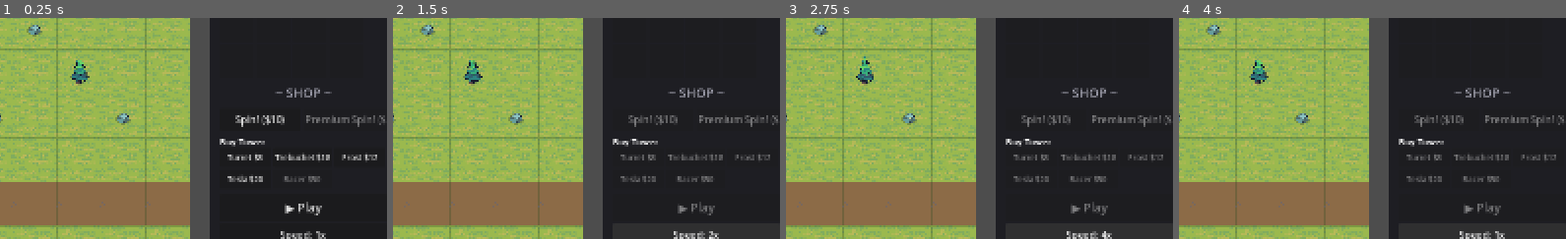
Above: before the commit, frames 1-4 (left to right).
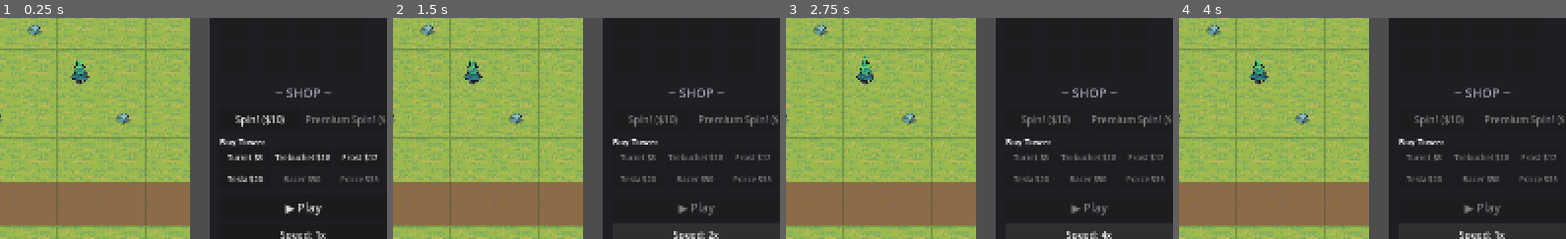
Above: after the commit, the same moments.

Repository: pkyosx/veincraft
Game: Godot game, scene res://scenes/main.tscn
The game is run twice, just before and just after one commit, with the same random seed, the same clock (stepped at 60 frames per second) and the same inputs. Sound files missing from this copy of the repository are replaced by a short silence.
Inputs:
- Up to frame 1 (0.25 s): no input
- Up to frame 2 (1.5 s): click "▶ Play" at 0.5 s; click "Speed: 1x" at 1.25 s
- Up to frame 3 (2.75 s): click "Speed: 2x" at 2 s
- Up to frame 4 (4 s): click "Speed: 4x" at 2.75 s; click "Speed: 8x" at 3.5 s
The pictures show only the part of the screen within x 45-95%, y 30-80%; the shares and areas given below are measured in that part.

The runs differ from the first frame. In frame 1, 0.1% of the frame differs, in the area x 88-98%, y 71-75%; in frame 2, 0.1%; in frame 3, 0.1%; in frame 4, 0.1%.

Commit message:
Add Police tower that shoots police cars
- Police station tower ($35): 12 dmg, range 3.0, cooldown 2.0s
- Shoots black & white police cars with red/blue lights
- Pierce 3 enemies + slow 50% (chase & arrest!)
- Available in Premium Spin pool
- Police car projectile sprite with siren lights

Co-Authored-By: Claude Opus 4.6 (1M context) <noreply@anthropic.com>

Diff:
--- a/scripts/game_data.gd
+++ b/scripts/game_data.gd
@@ -10,10 +10,10 @@
 enum Cell { EMPTY, ROCK, TREE, PATH, TOWER, UPGRADE }
 
 # Tower types
-enum TowerType { TURRET, TREBUCHET, FROST, TESLA, RACER }
+enum TowerType { TURRET, TREBUCHET, FROST, TESLA, RACER, POLICE }
 
 # Tile item types (what goes in the bag)
-enum ItemType { TURRET, TREBUCHET, FROST, TESLA, UPGRADE_DMG, UPGRADE_SPEED, UPGRADE_RANGE, BOMB, RACER, MEGA_BOMB, UPGRADE_MEGA_DMG }
+enum ItemType { TURRET, TREBUCHET, FROST, TESLA, UPGRADE_DMG, UPGRADE_SPEED, UPGRADE_RANGE, BOMB, RACER, MEGA_BOMB, UPGRADE_MEGA_DMG, POLICE }
 
 const TOWER_CONFIGS: Dictionary = {
 	TowerType.TURRET: {
@@ -67,7 +67,19 @@
 		"icon": "R",
 		"cost": 50,
 		"item": ItemType.RACER,
-		"pierce": 5,  # car hits up to 5 enemies in a line
+		"pierce": 5,
+	},
+	TowerType.POLICE: {
+		"name": "Police",
+		"damage": 12,
+		"range": 3.0,
+		"cooldown": 2.0,
+		"color": Color(0.15, 0.25, 0.5),
+		"icon": "P",
+		"cost": 35,
+		"item": ItemType.POLICE,
+		"slow": 0.5,
+		"pierce": 3,
 	},
 }
 
@@ -83,6 +95,7 @@
 	ItemType.RACER: {"name": "Racer", "color": Color(0.9, 0.1, 0.1), "type": "tower", "tower": TowerType.RACER, "cost": 50},
 	ItemType.MEGA_BOMB: {"name": "MegaBomb", "color": Color(1.0, 0.4, 0.0), "type": "mega_bomb", "cost": 20},
 	ItemType.UPGRADE_MEGA_DMG: {"name": "++DMG", "color": Color(1.0, 0.3, 0.0), "type": "upgrade", "stat": "damage", "value": 8, "cost": 30},
+	ItemType.POLICE: {"name": "Police", "color": Color(0.15, 0.25, 0.5), "type": "tower", "tower": TowerType.POLICE, "cost": 35},
 }
 
 # Shop slot machine weights
@@ -99,12 +112,13 @@
 
 # Premium shop pool ($50 spin)
 const PREMIUM_POOL: Array = [
-	{"item": ItemType.RACER, "weight": 25},
-	{"item": ItemType.TESLA, "weight": 20},
-	{"item": ItemType.TREBUCHET, "weight": 15},
+	{"item": ItemType.RACER, "weight": 20},
+	{"item": ItemType.POLICE, "weight": 20},
+	{"item": ItemType.TESLA, "weight": 15},
+	{"item": ItemType.TREBUCHET, "weight": 10},
 	{"item": ItemType.MEGA_BOMB, "weight": 15},
-	{"item": ItemType.UPGRADE_MEGA_DMG, "weight": 15},
-	{"item": ItemType.UPGRADE_RANGE, "weight": 10},
+	{"item": ItemType.UPGRADE_MEGA_DMG, "weight": 12},
+	{"item": ItemType.UPGRADE_RANGE, "weight": 8},
 ]
 
 const SPIN_COST: int = 10
--- a/scripts/hud.gd
+++ b/scripts/hud.gd
@@ -58,6 +58,7 @@
 	item_icons[GameData.ItemType.RACER] = load("res://sprites/icon_racer.png")
 	item_icons[GameData.ItemType.MEGA_BOMB] = load("res://sprites/icon_mega_bomb.png")
 	item_icons[GameData.ItemType.UPGRADE_MEGA_DMG] = load("res://sprites/icon_mega_dmg.png")
+	item_icons[GameData.ItemType.POLICE] = load("res://sprites/icon_police.png")
 
 func _build_ui() -> void:
 	# Right panel background
--- a/scripts/main.gd
+++ b/scripts/main.gd
@@ -334,7 +334,14 @@
 			tower["timer"] = tower["cooldown"]
 			var tc: Dictionary = GameData.TOWER_CONFIGS[tower["type"]]
 
-			# Frost tower: slow enemies
+			# Determine car projectile type
+			var proj_car: String = ""
+			if tower["type"] == GameData.TowerType.RACER:
+				proj_car = "f1"
+			elif tower["type"] == GameData.TowerType.POLICE:
+				proj_car = "police"
+
+			# Frost/Police tower: slow enemies
 			if "slow" in tc:
 				best_enemy.apply_slow(tc["slow"], 2.0)
 
@@ -385,13 +392,15 @@
 					if hits >= pierce_count:
 						break
 					entry["enemy"].take_damage(tower["damage"])
-					_spawn_projectile(last_pos, entry["enemy"].global_position, true)
+					_spawn_projectile(last_pos, entry["enemy"].global_position, proj_car)
+					if "slow" in tc:
+						entry["enemy"].apply_slow(tc["slow"], 2.0)
 					last_pos = entry["enemy"].global_position
 					hits += 1
 					screen_shake(6.0, 0.1)
 				if hits == 0:
 					best_enemy.take_damage(tower["damage"])
-					_spawn_projectile(tower_world, best_enemy.global_position, true)
+					_spawn_projectile(tower_world, best_enemy.global_position, proj_car)
 			else:
 				best_enemy.take_damage(tower["damage"])
 				_spawn_projectile(tower_world, best_enemy.global_position)
@@ -410,12 +419,12 @@
 		# Stagger slightly so they don't all fly at once
 		coin.progress = -i * 0.08
 
-func _spawn_projectile(from: Vector2, to: Vector2, is_car: bool = false) -> void:
+func _spawn_projectile(from: Vector2, to: Vector2, car_type: String = "") -> void:
 	var script: GDScript = load("res://scripts/projectile.gd")
 	var p: Node2D = Node2D.new()
 	p.set_script(script)
 	projectile_container.add_child(p)
-	p.setup(from, to, is_car)
+	p.setup(from, to, car_type)
 	projectiles.append(p)
 
 func _process_enemies(_delta: float) -> void:
@@ -618,6 +627,7 @@
 		GameData.TowerType.FROST: 2,
 		GameData.TowerType.TESLA: 3,
 		GameData.TowerType.RACER: 4,
+		GameData.TowerType.POLICE: 5,
 	}
 	for pos in towers:
 		var tower: Dictionary = towers[pos]
--- a/scripts/projectile.gd
+++ b/scripts/projectile.gd
@@ -4,39 +4,46 @@
 var to_pos: Vector2
 var progress: float = 0.0
 var done: bool = false
-var is_car: bool = false
+var car_type: String = ""  # "", "f1", "police"
 var car_sprite: Sprite2D = null
 
 static var f1_texture: Texture2D = null
+static var police_texture: Texture2D = null
 
-func setup(p_from: Vector2, p_to: Vector2, p_is_car: bool = false) -> void:
+func setup(p_from: Vector2, p_to: Vector2, p_car_type: String = "") -> void:
 	from_pos = p_from
 	to_pos = p_to
 	global_position = from_pos
-	is_car = p_is_car
-	if is_car:
-		if f1_texture == null:
-			f1_texture = load("res://sprites/projectile_f1.png")
+	car_type = p_car_type
+	if car_type != "":
+		var tex: Texture2D
+		if car_type == "police":
+			if police_texture == null:
+				police_texture = load("res://sprites/projectile_police.png")
+			tex = police_texture
+		else:
+			if f1_texture == null:
+				f1_texture = load("res://sprites/projectile_f1.png")
+			tex = f1_texture
 		car_sprite = Sprite2D.new()
-		car_sprite.texture = f1_texture
+		car_sprite.texture = tex
 		car_sprite.scale = Vector2(2.5, 2.5)
 		add_child(car_sprite)
-		# Rotate sprite to face direction of travel
 		var dir: Vector2 = to_pos - from_pos
 		car_sprite.rotation = dir.angle()
 
 func _process(delta: float) -> void:
 	if done:
 		return
-	var spd: float = 3.0 if is_car else 6.0
+	var spd: float = 3.0 if car_type != "" else 6.0
 	progress += delta * spd
 	if progress >= 1.0:
 		done = true
 		return
 	global_position = from_pos.lerp(to_pos, progress)
-	if not is_car:
+	if car_type == "":
 		queue_redraw()
 
 func _draw() -> void:
-	if not is_car:
+	if car_type == "":
 		draw_circle(Vector2.ZERO, 3.0, Color(1.0, 0.9, 0.3))
Binary file added: sprites/icon_police.png
Binary file added: sprites/projectile_police.png
Binary file added: sprites/tower_police.png
Binary file changed: sprites/tower_sheet.png
